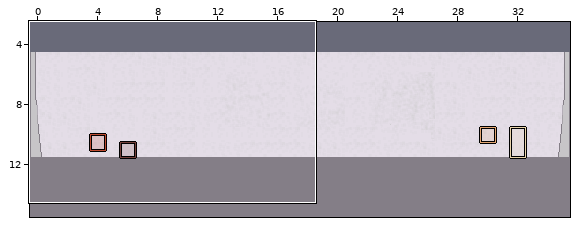
One commit to this LDtk project: levels/levels.ldtk. The picture above shows the old version from afar; the outline marks the close-up.
Close-up. The starting point:
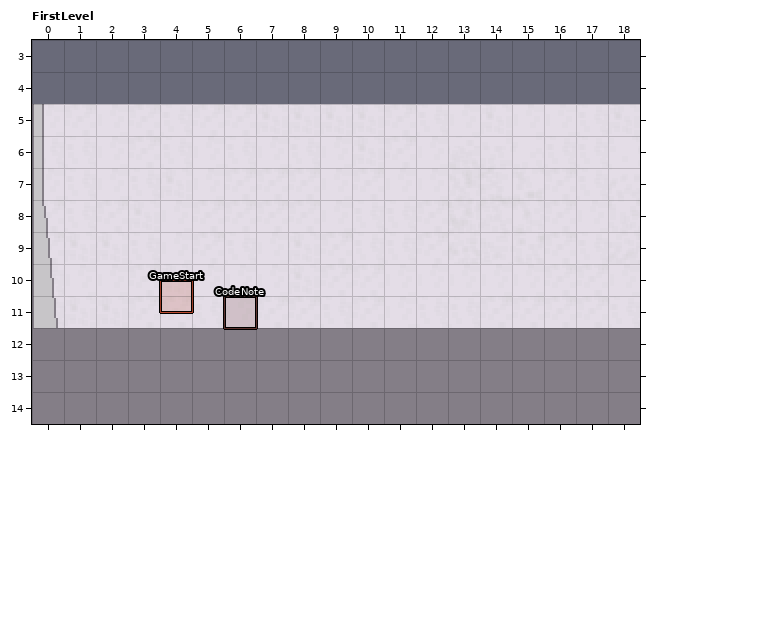
Cells are 16x16 px. Shown: FirstLevel x 0..18, y 3..14. The commit also changed other parts of the map, which this record leaves out.
New version:
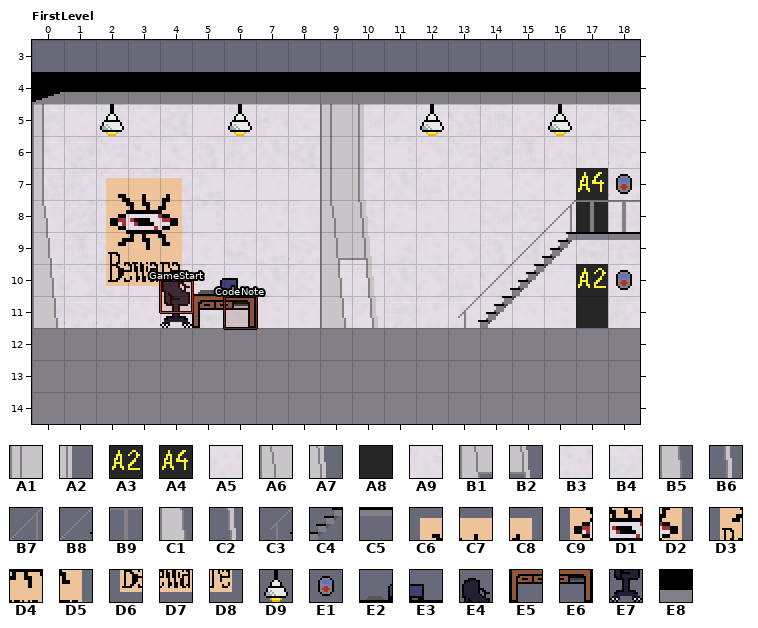
Key: from "Levels": A1 20, A2 21, A3 29, A4 31, A5 73, A6 84, A7 85, A8 95, A9 137, B1 148, B2 149, B3 199, B4 201, B5 210, B6 213, B7 217, B8 218, B9 219, C1 274, C2 277, C3 281, C4 282, C5 283, C6 514, C7 515, C8 516, C9 578, D1 579, D2 580, D3 642, D4 643, D5 644, D6 706, D7 707, D8 708, D9 770, E1 773, E2 834, E3 835, E4 836, E5 898, E6 899, E7 900; from "Room": E8 3 "Celling".
__ is an empty cell, .. an unchanged one.
Objects are placed by their top-left corner, in cells (3,4 is the top-left corner of cell 3,4); size is 1x1 cell unless given.
Tiles of an added or newly shown layer are drawn over the layers below it.
Change:
--- layer "Room"
@@ x 0..18 @@
- 4 __ __ __ __ __ __ __ __ __ __ __ __ __ __ __ __ __ __ __
+ 4 E8 E8 E8 E8 E8 E8 E8 E8 E8 E8 E8 E8 E8 E8 E8 E8 E8 E8 E8
--- layer "Entities"
+D9 "Lamp" at 2,5
+D9 "Lamp" at 6,5
+D9 "Lamp" at 12,5
+D9 "Lamp" at 16,5
+E1 "Button" at 18,7
+E1 "Button" at 18,10
--- layer "Background"
@@ x 2..18 @@
- 7 __ __ __ .. .. .. .. __ __ .. .. .. .. .. .. __ A5
- 8 __ __ __ .. .. .. .. __ __ .. .. .. .. .. .. __ A9
- 9 __ __ __ .. .. .. .. __ __ .. .. .. .. B3 __ __ B4
-10 __ __ __ __ __ .. .. __ __ .. .. .. .. __ .. __ ..
-11 .. .. .. __ __ .. .. __ __ .. .. .. __ .. .. __ ..
+ 7 C6 C7 C8 .. .. .. .. A1 A2 .. .. .. .. .. .. A4 __
+ 8 C9 D1 D2 .. .. .. .. A6 A7 .. .. .. .. .. .. A8 __
+ 9 D3 D4 D5 .. .. .. .. B1 B2 .. .. .. .. __ C4 C5 C5
+10 D6 D7 D8 E2 E3 .. .. B5 B6 .. .. .. .. C4 .. A3 ..
+11 .. .. .. E5 E6 .. .. C1 C2 .. .. .. C4 .. .. A8 ..
--- layer "Foreground" (added)
@@ x 9..10 @@
- 5 __ __
- 6 __ __
+ 5 A1 A2
+ 6 A1 A2
@@ x 4..18 @@
- 8 .. .. .. .. .. .. .. .. .. .. .. .. __ __ __
- 9 .. .. .. .. .. .. .. .. .. .. .. __ .. .. ..
-10 __ .. .. .. .. .. .. .. .. .. __ .. .. .. ..
-11 __ .. .. .. .. .. .. .. .. __ .. .. .. .. ..
+ 8 .. .. .. .. .. .. .. .. .. .. .. .. B7 B9 B9
+ 9 .. .. .. .. .. .. .. .. .. .. .. B8 .. .. ..
+10 E4 .. .. .. .. .. .. .. .. .. B8 .. .. .. ..
+11 E7 .. .. .. .. .. .. .. .. C3 .. .. .. .. ..
